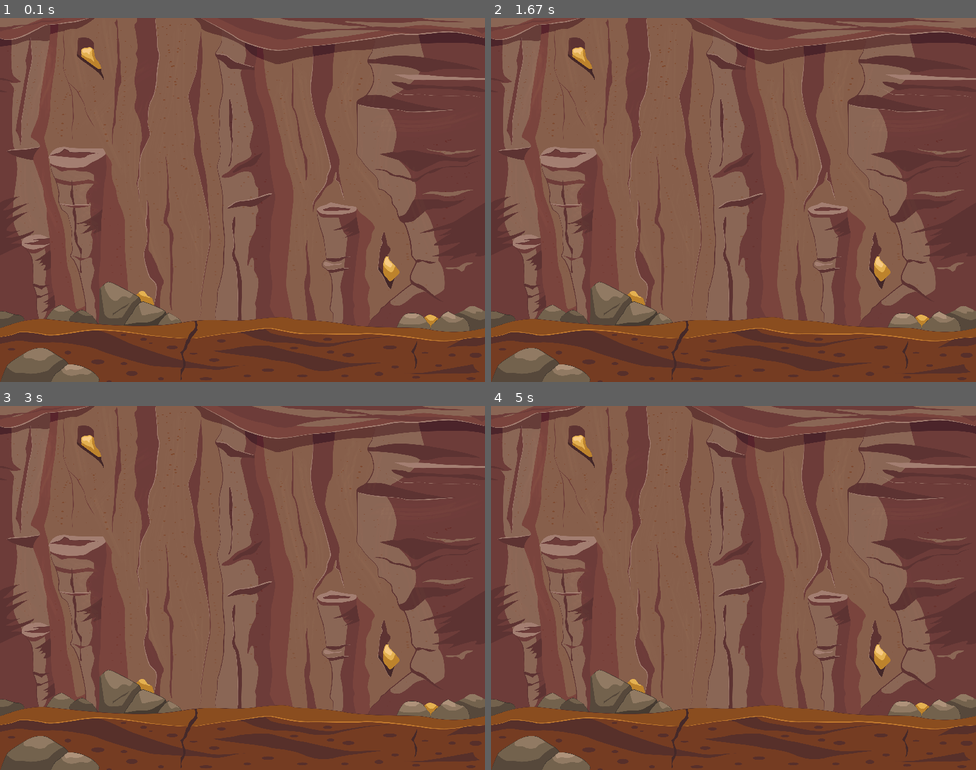
Above: before the commit, frames 1-4 (two rows, left to right).
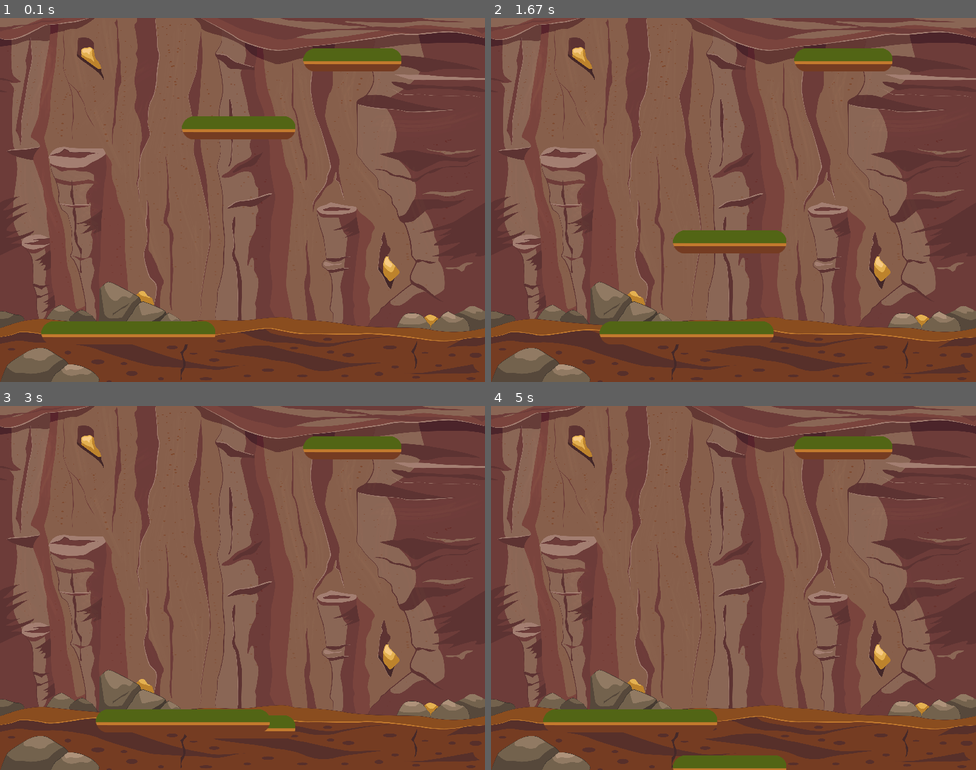
Above: after the commit, the same moments.

Repository: Pavel-Bylkov/game_platformer_pygame
Game: pygame game, started from main.py
Two runs of this game, one before a commit and one after it. Both use one fixed random seed, a clock stepped at 60 frames per second and the inputs below.
Inputs:
- Up to frame 1 (0.1 s): no input
- Up to frame 2 (1.67 s): no input
- Up to frame 3 (3 s): no input
- Up to frame 4 (5 s): no input

The runs differ from the first frame. In frame 1, 4.3% of the frame differs, in the area x 8-83%, y 8-90%; in frame 2, 4.1%; in frame 3, 3.2%; in frame 4, 3.9%.

Commit message:
update platform class

Diff:
--- a/config/graphics_config.py
+++ b/config/graphics_config.py
@@ -1,4 +1,5 @@
 from config.constants import *
+from config.take_images import *
 
 background_win = f'{DIR_IMG}win.png'
 background_fail = f'{DIR_IMG}over.jpg'
@@ -7,8 +8,8 @@
 # в нем лежат записи формата [имя картинки, масштаб (процентов)].
 # Используем константы в качестве индексов, чтобы не путаться,
 # в каком месте списка кто должен оказаться.
-# Программа будет работать нормально при любом порядке добавления картинок, и любых значениях констант,
-# если только gr_total больше любой другой.
+# Программа будет работать нормально при любом порядке добавления картинок,
+# и любых значениях констант, если только gr_total больше любой другой.
 
 # создает список нужной длины (в python 3 range() - это не список, надо переводить)
 graphic_filenames = list(range(GR_TOTAL))
@@ -22,3 +23,29 @@
 graphic_filenames[GR_E_FIRE] = [f'{DIR_IMG}stone1.png', 10]
 graphic_filenames[GR_ENEMY2] = [f'{DIR_IMG}varvar.png', 16]
 graphic_filenames[GR_GOAL] = [f'{DIR_IMG}door.png', 20]
+
+
+def file_images():
+    """возвращает список картинок, переведённых в нужный формат, масштабированных,
+    с убранной прозрачной каймой. в списке вторая половина картинок - те же, что
+    и в первой половине, но смотрят влево
+    """
+    imagelist = []
+    # используем порядок картинок в списке graphic_filenames,
+    # он уже согласован с константами типа gr_enemy, gr_hero
+    for info in graphic_filenames:
+        filename = info[0]
+        size = info[1]
+        img = crop_img(filename, size)
+        imagelist.append(img)
+
+    for i in range(GR_TOTAL):
+        # отражает по оси X, картинка смотрит влево
+        imagelist.append(pg.transform.flip(imagelist[i], True, False))
+
+    return imagelist
+
+
+pg.init()
+WINDOW = pg.display.set_mode([WIN_X, WIN_Y])
+COSTUMES = file_images()
--- a/config/level_config.py
+++ b/config/level_config.py
@@ -4,9 +4,13 @@
 def create_levels(game):
     level_1 = Level()
     level_1.set_back(DIR_IMG + 'cave.png')
-    level_1.load_back(game)
+    level_1.load_back(game)  # временно
     level_1.set_hero(200, 350)
     level_1.min_x = 0
     level_1.max_x = WIN_X * 15
+    level_1.add_platform(500, 50, 500, 250, 5, 0, 0)
+    level_1.add_platform(x=300, y=150, w=500, h=550, length=6, x_speed=0, y_speed=2)
+    level_1.add_platform(50, 500, 500, 250, 10, 3, 0)
+    level_1.load_platforms(game)  # временно
     # level_1.set_goal(3600, 180)
     game.levels.append(level_1)
--- a/config/take_images.py
+++ b/config/take_images.py
@@ -18,7 +18,7 @@
         # рисуем на созданной пустой заготовке кусок (rect) из переданной картинки
         cropped.blit(img, (0, 0), rect)
     else:
-        cropped = pg.Surface(1, 1)
+        cropped = pg.Surface((1, 1))
         rect = cropped.get_rect()
     # дальше меняем масштаб (size - это число процентов):
     width = round(rect.width * size / 100)
@@ -26,18 +26,35 @@
     return pg.transform.scale(cropped, (width, height))
 
 
-def repeat_img(image, times):
+def repeat_img(image, times=1):
     """повторяет одну и ту же картинку по горизонтали, возвращает картинку,
     составленную из них всех
     """
-    pass
+    if times > 0:
+        rect = image.get_rect()
+        w = rect.width
+        img = pg.Surface((w * times, rect.height), pg.SRCALPHA)
+        for i in range(times):
+            img.blit(image, (w * i, 0))
+        return img
+    return pg.Surface((1, 1))
 
 
 def append_img(image1, image2):
     """соединяет две картинки по горизонтали (используя высоту первой)"""
-    pass
+    rect1 = image1.get_rect()
+    rect2 = image2.get_rect()
+    w = rect1.width + rect2.width
+    img = pg.Surface([w, rect1.height], pg.SRCALPHA)
+    img.blit(image1, (0, 0))
+    img.blit(image2, (rect1.width, 0))
+    return img
 
 
 def append_img3(image1, image2, image3, n):
     """соединяет три картинки по горизонтали, повторяя среднюю n раз"""
-    pass
+    img_l = image1
+    if n > 0:
+        img_l = append_img(img_l, repeat_img(image2, n))
+    img = append_img(img_l, image3)
+    return img
--- a/game.py
+++ b/game.py
@@ -1,6 +1,7 @@
 import pygame as pg
 
 from config.constants import *
+from sprites.game_sprites_classes import COSTUMES, WINDOW
 
 
 class Camera:
@@ -49,11 +50,10 @@
         self.points = 0
 
     def start(self):
-        pg.init()
         self.timer = pg.time.Clock()
         pg.display.set_caption(TITLE)
-        self.window = pg.display.set_mode([WIN_X, WIN_Y])
-        # self.costumes = file_images()
+        self.window = WINDOW
+        self.costumes = COSTUMES
         # self.help = Help()
         self.is_help = False
         self.is_finished = False
@@ -90,3 +90,7 @@
         if local_shift != 0:
             # сдвиг на 1 пиксел позволяет некоторые картинки "склеить" лучше
             self.draw_back(local_shift - WIN_X + 1)
+
+    def add_barrier(self, platform):
+        self.barriers.add(platform)
+        self.all_sprites.add(platform)
--- a/levels/level_class.py
+++ b/levels/level_class.py
@@ -1,5 +1,6 @@
 import pygame as pg
 from config.constants import *
+from sprites.game_sprites_classes import Platform
 
 
 def get_platform(x, y, w, h, length, x_speed, y_speed):
--- a/main.py
+++ b/main.py
@@ -18,8 +18,11 @@
         if event.type == pg.QUIT:
             game.stop()  # цикл перестанет повторяться, программа завершится
 
+    game.all_sprites.update(game)  # перемещение игровых объектов,
     # Вывод данных (отрисовка)
     game.draw_back_with_shift()
+    game.all_sprites.draw(game.window)
+
 
     pg.display.update()
     # Пауза
--- a/sprites/game_sprites_classes.py
+++ b/sprites/game_sprites_classes.py
@@ -1,6 +1,9 @@
 import pygame as pg
 
 from sprites.base_class import BaseSprite, Character
+from config.graphics_config import COSTUMES, WINDOW
+from config.take_images import append_img3
+from config.constants import *
 
 
 class Platform(BaseSprite):
@@ -9,9 +12,9 @@
     """
     def __init__(self, length, x, y, area, x_speed=0, y_speed=0):
         """получает длину платформы, генерирует нужной длины картинку"""
-        img_l = game.costumes[gr_plat_l]
-        img_m = game.costumes[gr_plat_m]
-        img_r = game.costumes[gr_plat_r]
+        img_l = COSTUMES[GR_PLAT_L]
+        img_m = COSTUMES[GR_PLAT_M]
+        img_r = COSTUMES[GR_PLAT_R]
         image = append_img3(img_l, img_m, img_r, length)
 
         # создаем BaseSprite с нужным
